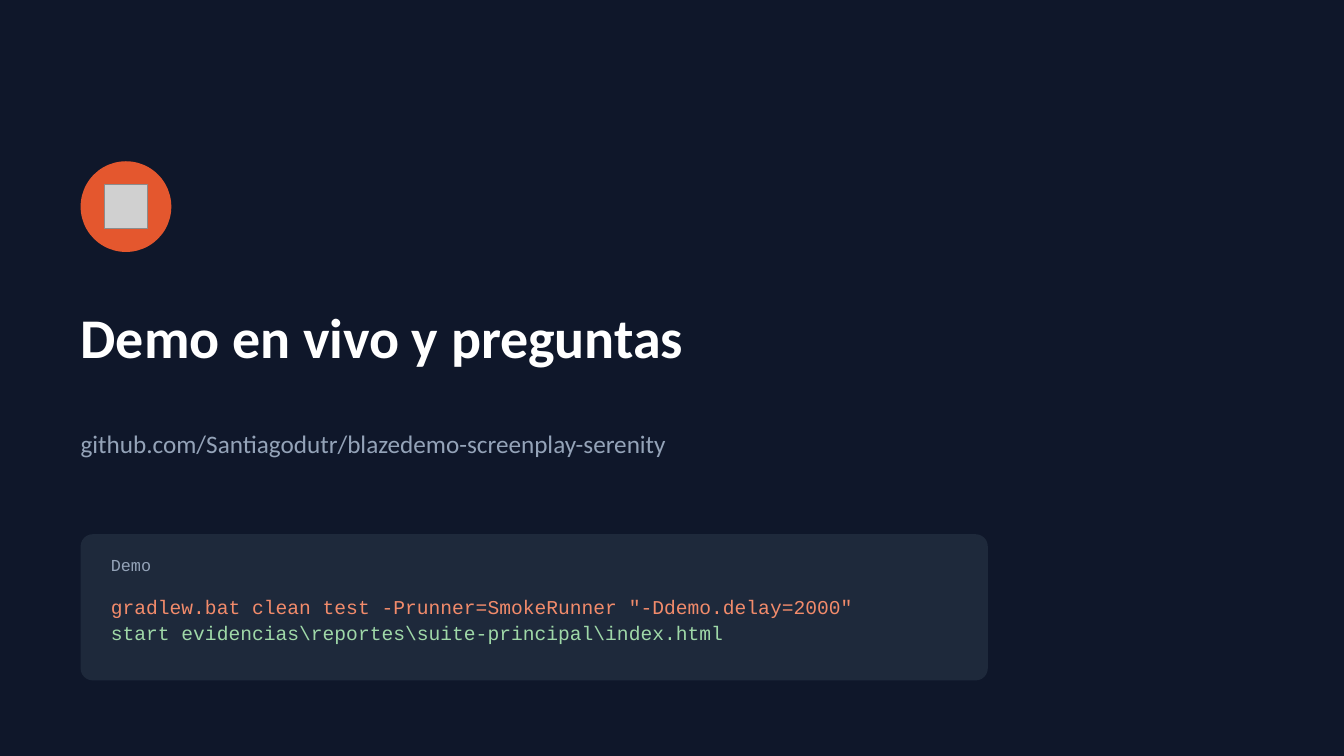
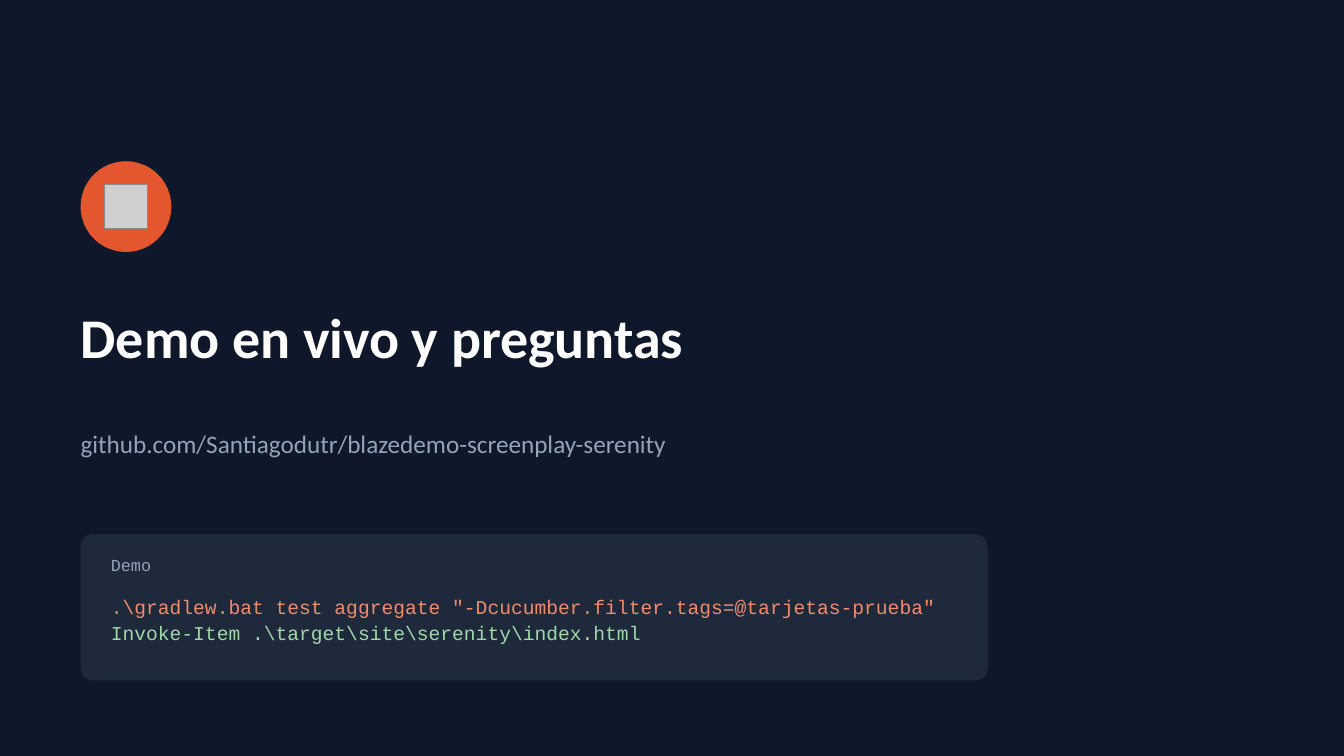
Before and after one commit to Santiagodutr/blazedemo-screenplay-serenity, a slide deck: slide 26 of presentacion/BlazeDemo_Screenplay_Sustentacion.pptx. Drawn at 1344x756 pixels with LibreOffice and Linux fonts; fonts in the diff are those of the drawing; grey boxes stand for pictures. Boxes give left, top, right and bottom in pixels: in the first picture for what was removed or moved away, otherwise in the second. Text is boxed around its words. In the diff, an @@ line names an element or a change of style, - is before the commit and + after.

Commit message:
Actualiza Gherkin, pruebas de tarjetas y evidencias de Serenity

```diff
--- a/presentacion/BlazeDemo_Screenplay_Sustentacion.pptx
+++ b/presentacion/BlazeDemo_Screenplay_Sustentacion.pptx
@@ text at [111,600,935,644]: text changed @@
-gradlew.bat clean test -Prunner=SmokeRunner "-Ddemo.delay=2000"
-start evidencias\reportes\suite-principal\index.html
+.\gradlew.bat test aggregate "-Dcucumber.filter.tags=@tarjetas-prueba"
+Invoke-Item .\target\site\serenity\index.html
```
Also in this commit, not shown: 7 other slides changed, 9 other files.
